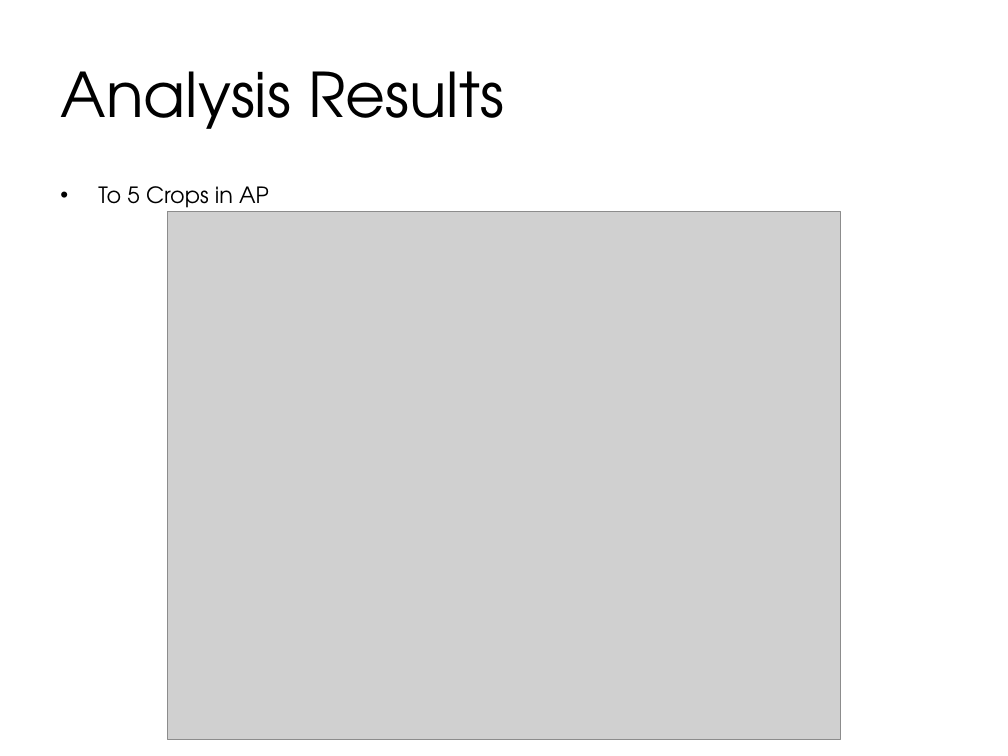
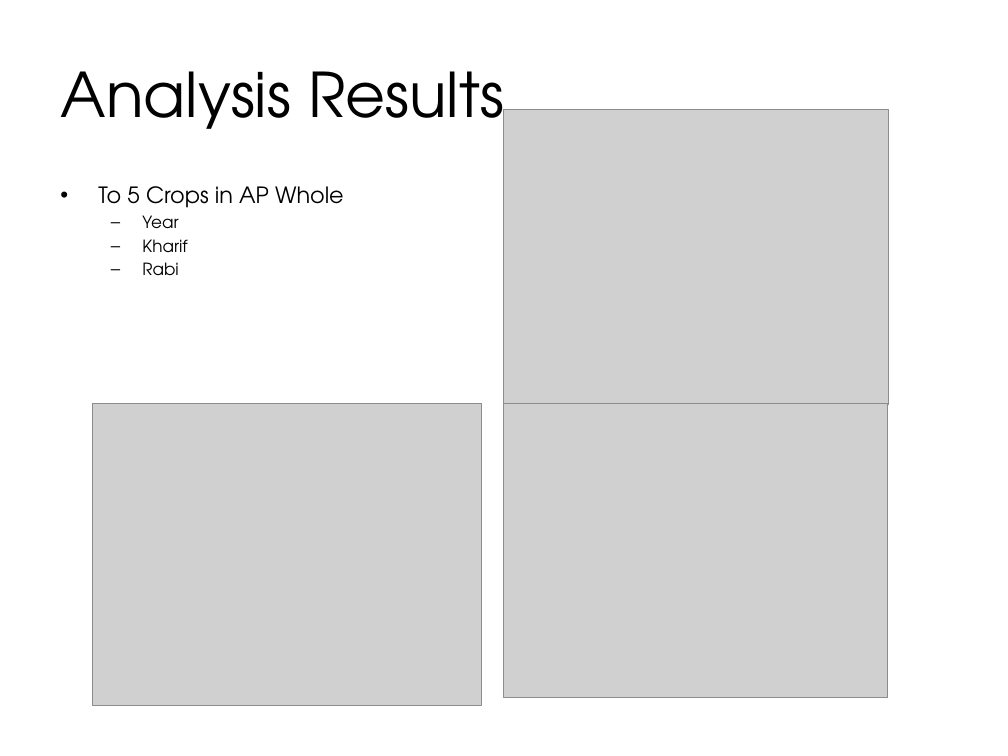
Before and after one commit to PrabhakerVanam/Coursera_Capstone, a slide deck: slide 5 of The Battle of the Neighborhoods - Week 2 - Presentation.pptx. Drawn at 1008x756 pixels with LibreOffice and Linux fonts; fonts in the diff are those of the drawing; grey boxes stand for pictures. Boxes give left, top, right and bottom in pixels: in the first picture for what was removed or moved away, otherwise in the second. Text is boxed around its words. In the diff, an @@ line names an element or a change of style, - is before the commit and + after.

```diff
--- a/The Battle of the Neighborhoods - Week 2 - Presentation.pptx
+++ b/The Battle of the Neighborhoods - Week 2 - Presentation.pptx
@@ picture added at bbox=[504, 109, 888, 404] @@
@@ text at bbox=[98, 186, 344, 275]: text changed @@
-• To 5 Crops in AP
+• To 5 Crops in AP Whole
+  – Year
+  – Kharif
+  – Rabi
@@ picture removed at bbox=[167, 212, 840, 740] @@
@@ picture added at bbox=[93, 403, 482, 706] @@
@@ picture added at bbox=[504, 403, 887, 698] @@
```
Also in this commit, not shown: 6 other slides changed, 1 other file.
